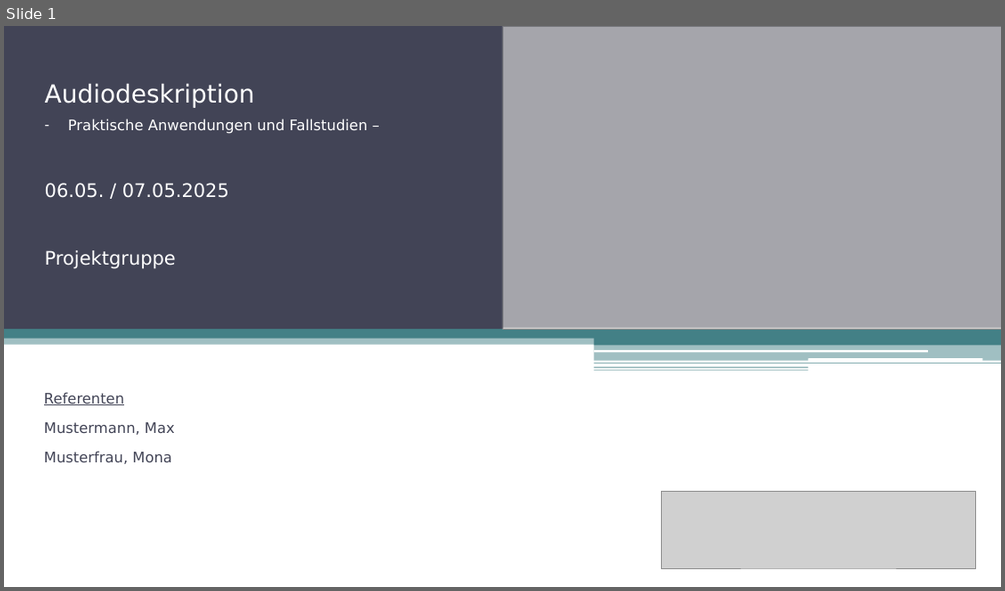
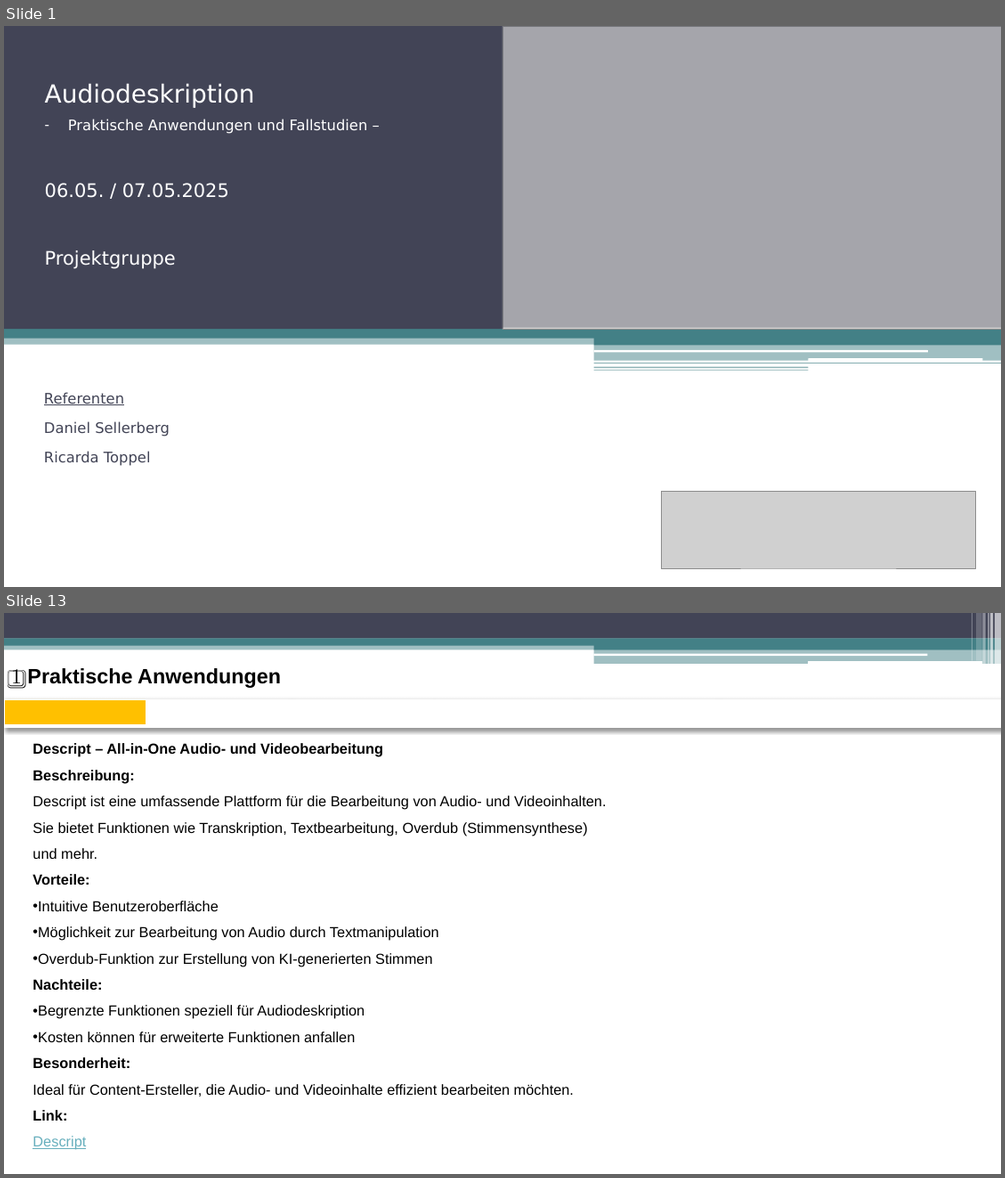
Before and after one commit to fhswf/descraibe, a slide deck: 20250424_Audiodeskription_Praktische Anwendungen und Fallstudien_v01.pptx. Shown one above the other, each under a label of ours: slide 1 before the commit, slides 1 and 13 after it; the slides between them are not shown. The pictures are 1005x591 and 1005x1178 pixels, drawn with LibreOffice and Linux fonts; fonts in the diff are those of the drawing; grey boxes stand for pictures. Boxes give left, top, right and bottom in pixels: in the first picture for what was removed or moved away, otherwise in the second. Text is boxed around its words. In the diff, an @@ line names an element or a change of style, - is before the commit and + after.

```diff
--- a/20250424_Audiodeskription_Praktische Anwendungen und Fallstudien_v01.pptx
+++ b/20250424_Audiodeskription_Praktische Anwendungen und Fallstudien_v01.pptx
@@ slide 13 added at <box>4,613,1001,1174</box>, background #FFFFFF; not listed: 11 template elements that a slide beside it also shows @@
@@ rounded rectangle added at <box>593,653,928,656</box>, fill #FFFFFF @@
@@ rounded rectangle added at <box>808,661,982,664</box>, fill #FFFFFF @@
@@ title added at <box>11,668,281,689</box>, 20 pt, text #000000, bold @@
+1️⃣ Praktische Anwendungen
@@ table added at <box>4,699,998,728</box>, 1 rows, 7 columns @@
+ |  |  |  |  |  | 
@@ text added at <box>32,743,606,1150</box>, 14 pt, text #000000 @@
+Descript – All-in-One Audio- und Videobearbeitung
+Beschreibung:
+Descript ist eine umfassende Plattform für die Bearbeitung von Audio- und Videoinhalten. Sie bietet Funktionen wie Transkription, Textbearbeitung, Overdub (Stimmensynthese) und mehr.
+Vorteile:
+• Intuitive Benutzeroberfläche
+• Möglichkeit zur Bearbeitung von Audio durch Textmanipulation
+• Overdub-Funktion zur Erstellung von KI-generierten Stimmen
+Nachteile:
+• Begrenzte Funktionen speziell für Audiodeskription
+• Kosten können für erweiterte Funktionen anfallen
+Besonderheit:
+Ideal für Content-Ersteller, die Audio- und Videoinhalte effizient bearbeiten möchten.
+Link:
+Descript
@@ slide 1 changed as well @@
@@ subtitle at <box>44,421,170,466</box>: text changed @@
-Mustermann, Max
-Musterfrau, Mona
+Daniel Sellerberg
+Ricarda Toppel
```
Also in this commit, not shown: 1 other slide changed, 27 other slides added, 6 slides removed.
